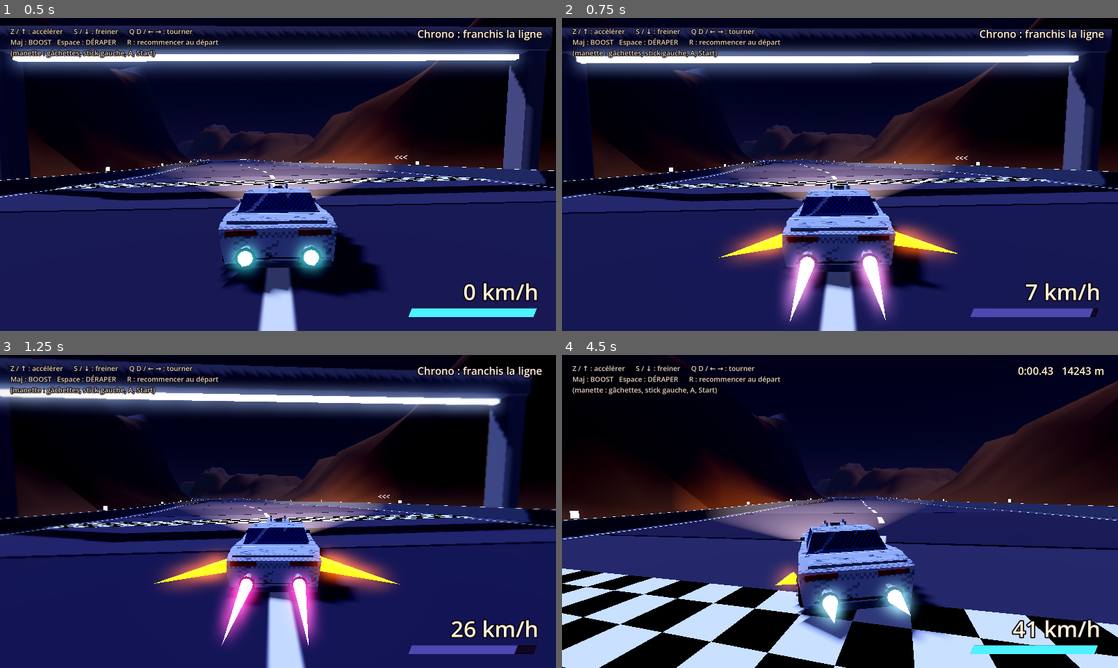
Above: before the commit, frames 1-4 (two rows, left to right).
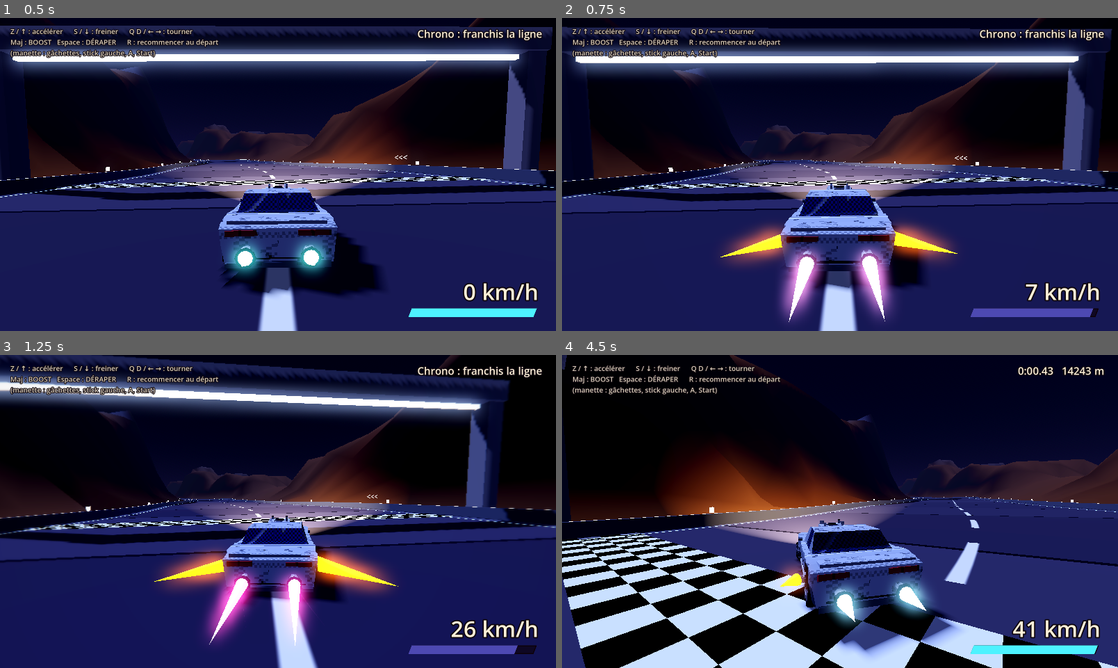
Above: after the commit, the same moments.

Repository: CrachelaVapeur/Jeu-de-Course
Game: Godot game, scene res://scenes/circuit_01.tscn
Same seed, same stepped clock (60 frames per second), same inputs: the game is played once before the commit and once after it.
Inputs:
- Up to frame 1 (0.5 s): no input
- Up to frame 2 (0.75 s): hold D (droite) from 0.53 s (still down); hold Shift (boost) from 0.53 s (still down)
- Up to frame 3 (1.25 s): keep holding D (droite); keep holding Shift (boost)
- Up to frame 4 (4.5 s): release D (droite) at 1.28 s; release Shift (boost) at 1.28 s; hold Down 1.28-2.03 s; tap Space (deraper) at 1.35 s; hold D (droite) 2.03-2.78 s; hold S (freiner) 2.03-2.78 s; hold W (accelerer) 2.78-3.53 s; tap R (recommencer) at 2.85 s; hold A (gauche) from 3.53 s (still down); tap X at 3.6 s; tap Shift (boost) at 4.35 s

Frame 1 is identical in both runs. In frame 2, 1.0% of the frame differs, in the area x 0-99%, y 1-98%; in frame 3, 20%; in frame 4, 37%, in the area x 0-100%, y 0-100%.

Commit message:
Direction moins lourde: volant et rotation plus reactifs, saturation plus tardive
Co-Authored-By: Claude Sonnet 5.5 <noreply@anthropic.com>
Claude-Session: https://claude.ai/code/session_017huJHQwB2bFeykRbBtH6CG

Diff:
--- a/scripts/vehicule.gd
+++ b/scripts/vehicule.gd
@@ -65,17 +65,17 @@
 @export var perte_choc := 0.75  ## part de la vitesse perdue en percutant un bloc de face
 
 @export_group("Poids et direction (vrais circuits)")
-@export var raideur_volant := 4.5  ## plus c'est petit, plus le volant met de temps à tourner
-@export var inertie_lacet := 3.0  ## plus c'est petit, plus le bolide met de temps à pivoter (poids)
-@export var facteur_rotation := 0.8  ## multiplie la vitesse de rotation (1 = comme avant)
-@export var sous_virage_max := 0.4  ## part de rotation perdue quand les pneus avant saturent
+@export var raideur_volant := 9.0  ## plus c'est petit, plus le volant met de temps à tourner
+@export var inertie_lacet := 7.0  ## plus c'est petit, plus le bolide met de temps à pivoter (poids)
+@export var facteur_rotation := 1.0  ## multiplie la vitesse de rotation (1 = comme avant)
+@export var sous_virage_max := 0.25  ## part de rotation perdue quand les pneus avant saturent
 
 @export_group("Dérapage (vrais circuits)")
 ## Progressif : en virage rapide le bolide sous-vire d'abord (« saturation »), puis
 ## l'arrière décroche. Une fois en dérapage, il reste planté : lâcher le volant garde
 ## l'élan, garder les gaz le redresse tout seul, contre-braquer le redresse plus vite.
 @export var vitesse_min_derapage := 22.0  ## en dessous, impossible de déraper (m/s)
-@export var seuil_saturation := 0.55  ## braquage × vitesse au-dessus duquel les pneus saturent
+@export var seuil_saturation := 0.65  ## braquage × vitesse au-dessus duquel les pneus saturent
 @export var vitesse_saturation := 1.8  ## rapidité de la montée de saturation (1.8 ≈ 1 s en virage serré à vitesse max)
 @export var angle_entree_derapage := 0.28  ## radians : angle de glisse au décrochage
 @export var angle_glisse_max := 0.75  ## radians : angle maximum
